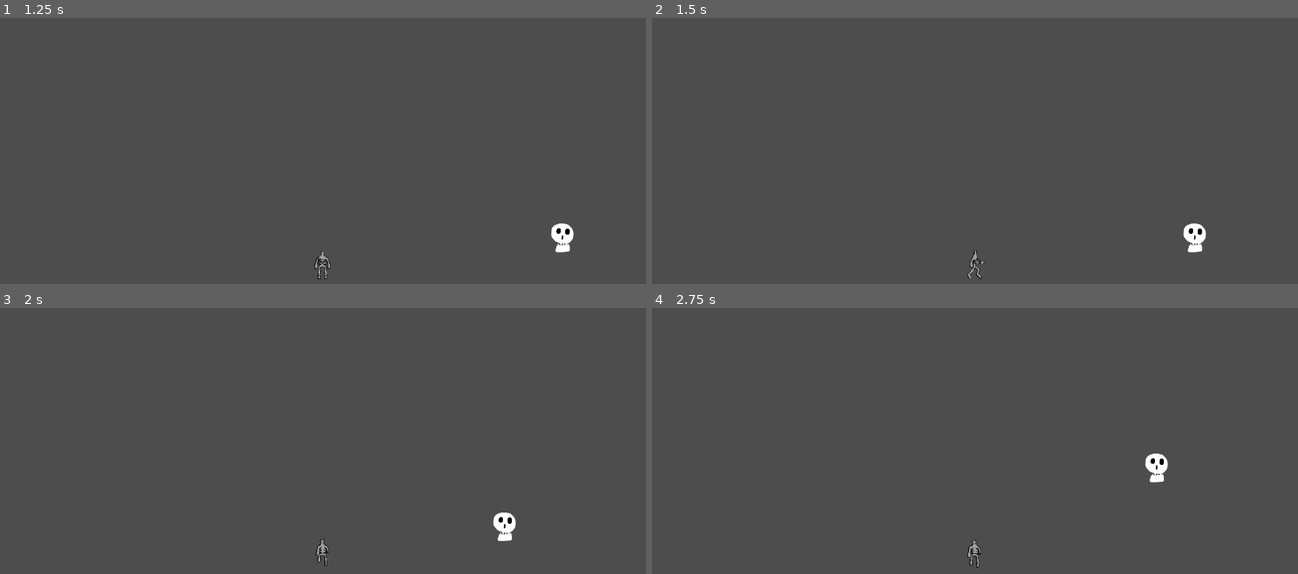
Above: before the commit, frames 1-4 (two rows, left to right).
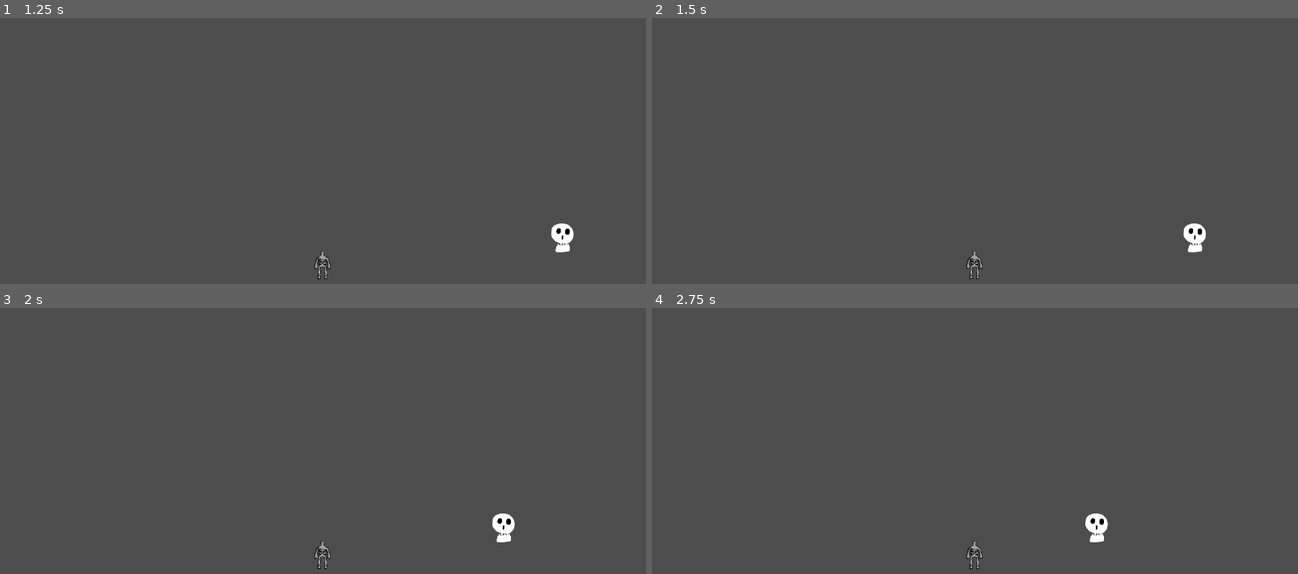
Above: after the commit, the same moments.

Repository: catowbr/skeleton-game
Game: Godot game, scene res://scenes/game.tscn
Same seed, same stepped clock (60 frames per second), same inputs: the game is played once before the commit and once after it.
Inputs:
- Up to frame 1 (1.25 s): no input
- Up to frame 2 (1.5 s): no input
- Up to frame 3 (2 s): no input
- Up to frame 4 (2.75 s): no input

Frame 1 is identical in both runs. In frame 2, 0.1% of the frame differs, in the area x 48-52%, y 87-99%; in frame 3, 0.2%; in frame 4, 0.7%, in the area x 48-80%, y 54-99%.

Commit message:
feat: update skeleton script

Diff:
--- a/scripts/skeleton.gd
+++ b/scripts/skeleton.gd
@@ -3,6 +3,8 @@
 @export var speed: float = 140.0
 @export var can_touch: bool = false
 @export var can_open_doors: bool = false
+@export var limb_right: bool = true
+@export var limb_left: bool = false
 
 @export var character: CharacterBody2D
 @export var tileset: TileSet
@@ -11,6 +13,7 @@
 @export var animatedSprite: AnimatedSprite2D
 
 var current_direction: Vector2 = Vector2(1, 0)
+var limb: Vector2 = Vector2(0, 0)
 
 
 func _ready() -> void:
@@ -22,7 +25,7 @@
 
 
 func _process(delta: float) -> void:
-	if is_on_wall() or randi_range(0, 16) == 1:
+	if is_on_wall():
 		var wuff = randi_range(0, 3)
 		if wuff == 0:
 			move_north()
